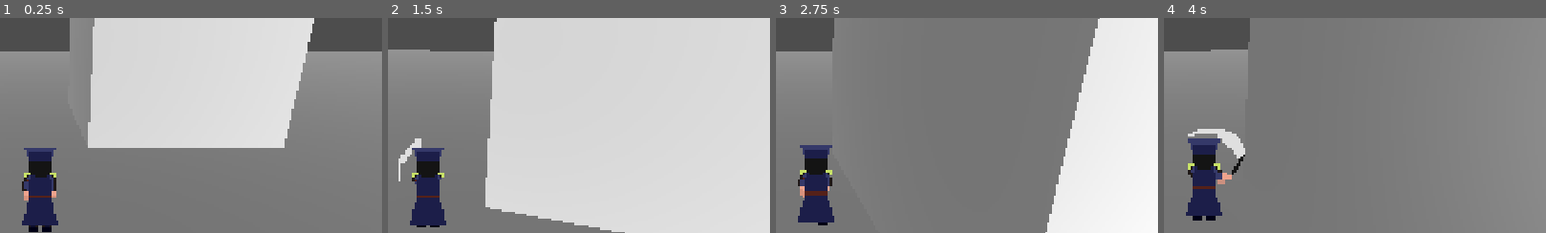
Above: before the commit, frames 1-4 (left to right).
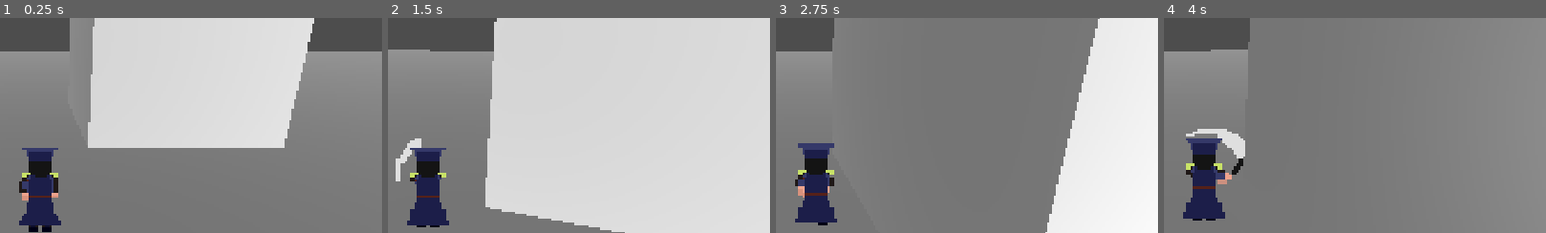
Above: after the commit, the same moments.

Repository: zenrythebard/dinamik_21_gamejam
Game: Godot game, scene res://test_louis.tscn
Two runs of this game, one before a commit and one after it. Both use one fixed random seed, a clock stepped at 60 frames per second and the inputs below.
Inputs (mouse positions are % of the whole screen's width and height, from its top left):
- Up to frame 1 (0.25 s): no input
- Up to frame 2 (1.5 s): tap Enter (ui_accept) at 0.5, 0.77 s; move the mouse to (55, 50) at 0.52 s; hold W (walk_forward) from 0.53 s (still down); click (55, 50) at 0.6 s; move the mouse to (45, 50) at 1.27 s; click (45, 50) at 1.35 s
- Up to frame 3 (2.75 s): keep holding W (walk_forward); tap Enter (ui_accept) at 1.52 s; move the mouse to (52, 48) at 2.02 s; tap Shift (dash) at 2.1 s; click (52, 48) at 2.3 s
- Up to frame 4 (4 s): keep holding W (walk_forward); move the mouse to (49, 52) at 2.77 s; click (49, 52) at 2.85 s; tap Enter (ui_accept) at 3.02, 3.77 s; move the mouse to (57, 51) at 3.52 s; click (57, 51) at 3.6 s
The pictures show only the part of the screen within x 45-95%, y 27-77%; the shares and areas given below are measured in that part.

The runs differ from the first frame. In frame 1, 0.2% of the frame differs, in the area x 5-16%, y 60-97%; in frame 2, 0.3%; in frame 3, 0.3%; in frame 4, 0.5%, in the area x 5-22%, y 51-94%.

Commit message:
tinted animation

Diff:
--- /dev/null
+++ b/player_sprite_frames.tres
@@ -0,0 +1,310 @@
+[gd_resource type="SpriteFrames" format=3 uid="uid://cafvspclrkrcp"]
+
+[ext_resource type="Texture2D" uid="uid://cfyjdavolww0x" path="res://test_assets/Guard Attack.png" id="1_7gqqw"]
+[ext_resource type="Texture2D" uid="uid://d4nvh577j784e" path="res://test_assets/guard sprite (1).png" id="2_ascw7"]
+
+[sub_resource type="AtlasTexture" id="AtlasTexture_x8nt6"]
+atlas = ExtResource("1_7gqqw")
+region = Rect2(74, 0, 37, 50)
+
+[sub_resource type="AtlasTexture" id="AtlasTexture_bs657"]
+atlas = ExtResource("1_7gqqw")
+region = Rect2(74, 50, 37, 50)
+
+[sub_resource type="AtlasTexture" id="AtlasTexture_o1qfp"]
+atlas = ExtResource("1_7gqqw")
+region = Rect2(74, 100, 37, 50)
+
+[sub_resource type="AtlasTexture" id="AtlasTexture_m4kpu"]
+atlas = ExtResource("1_7gqqw")
+region = Rect2(74, 150, 37, 50)
+
+[sub_resource type="AtlasTexture" id="AtlasTexture_ih21j"]
+atlas = ExtResource("1_7gqqw")
+region = Rect2(0, 0, 37, 50)
+
+[sub_resource type="AtlasTexture" id="AtlasTexture_2hics"]
+atlas = ExtResource("1_7gqqw")
+region = Rect2(0, 50, 37, 50)
+
+[sub_resource type="AtlasTexture" id="AtlasTexture_6ba66"]
+atlas = ExtResource("1_7gqqw")
+region = Rect2(0, 100, 37, 50)
+
+[sub_resource type="AtlasTexture" id="AtlasTexture_u6whf"]
+atlas = ExtResource("1_7gqqw")
+region = Rect2(0, 150, 37, 50)
+
+[sub_resource type="AtlasTexture" id="AtlasTexture_a8lx0"]
+atlas = ExtResource("1_7gqqw")
+region = Rect2(0, 250, 112, 50)
+
+[sub_resource type="AtlasTexture" id="AtlasTexture_5j12w"]
+atlas = ExtResource("1_7gqqw")
+region = Rect2(0, 300, 112, 50)
+
+[sub_resource type="AtlasTexture" id="AtlasTexture_1p7mg"]
+atlas = ExtResource("1_7gqqw")
+region = Rect2(0, 350, 112, 50)
+
+[sub_resource type="AtlasTexture" id="AtlasTexture_j8j3y"]
+atlas = ExtResource("1_7gqqw")
+region = Rect2(0, 400, 112, 50)
+
+[sub_resource type="AtlasTexture" id="AtlasTexture_l0q54"]
+atlas = ExtResource("2_ascw7")
+region = Rect2(74, 0, 37, 50)
+
+[sub_resource type="AtlasTexture" id="AtlasTexture_1icll"]
+atlas = ExtResource("2_ascw7")
+region = Rect2(74, 50, 37, 50)
+
+[sub_resource type="AtlasTexture" id="AtlasTexture_or781"]
+atlas = ExtResource("2_ascw7")
+region = Rect2(74, 100, 37, 50)
+
+[sub_resource type="AtlasTexture" id="AtlasTexture_cqqki"]
+atlas = ExtResource("2_ascw7")
+region = Rect2(74, 150, 37, 50)
+
+[sub_resource type="AtlasTexture" id="AtlasTexture_dahie"]
+atlas = ExtResource("2_ascw7")
+region = Rect2(74, 200, 37, 50)
+
+[sub_resource type="AtlasTexture" id="AtlasTexture_t5mk5"]
+atlas = ExtResource("2_ascw7")
+region = Rect2(74, 250, 37, 50)
+
+[sub_resource type="AtlasTexture" id="AtlasTexture_3388h"]
+atlas = ExtResource("2_ascw7")
+region = Rect2(74, 300, 37, 50)
+
+[sub_resource type="AtlasTexture" id="AtlasTexture_ifc36"]
+atlas = ExtResource("2_ascw7")
+region = Rect2(74, 350, 37, 50)
+
+[sub_resource type="AtlasTexture" id="AtlasTexture_mcnk3"]
+atlas = ExtResource("2_ascw7")
+region = Rect2(74, 400, 37, 50)
+
+[sub_resource type="AtlasTexture" id="AtlasTexture_0h7nl"]
+atlas = ExtResource("2_ascw7")
+region = Rect2(0, 0, 37, 50)
+
+[sub_resource type="AtlasTexture" id="AtlasTexture_mer1j"]
+atlas = ExtResource("2_ascw7")
+region = Rect2(0, 50, 37, 50)
+
+[sub_resource type="AtlasTexture" id="AtlasTexture_s6xjt"]
+atlas = ExtResource("2_ascw7")
+region = Rect2(0, 100, 37, 50)
+
+[sub_resource type="AtlasTexture" id="AtlasTexture_670pf"]
+atlas = ExtResource("2_ascw7")
+region = Rect2(0, 150, 37, 50)
+
+[sub_resource type="AtlasTexture" id="AtlasTexture_0xlj3"]
+atlas = ExtResource("2_ascw7")
+region = Rect2(0, 200, 37, 50)
+
+[sub_resource type="AtlasTexture" id="AtlasTexture_qx422"]
+atlas = ExtResource("2_ascw7")
+region = Rect2(0, 250, 37, 50)
+
+[sub_resource type="AtlasTexture" id="AtlasTexture_04nrr"]
+atlas = ExtResource("2_ascw7")
+region = Rect2(0, 300, 37, 50)
+
+[sub_resource type="AtlasTexture" id="AtlasTexture_hkk2y"]
+atlas = ExtResource("2_ascw7")
+region = Rect2(0, 350, 37, 50)
+
+[sub_resource type="AtlasTexture" id="AtlasTexture_wop8x"]
+atlas = ExtResource("2_ascw7")
+region = Rect2(0, 400, 37, 50)
+
+[sub_resource type="AtlasTexture" id="AtlasTexture_e4pr7"]
+atlas = ExtResource("2_ascw7")
+region = Rect2(37, 0, 37, 50)
+
+[sub_resource type="AtlasTexture" id="AtlasTexture_fe3hl"]
+atlas = ExtResource("2_ascw7")
+region = Rect2(37, 50, 37, 50)
+
+[sub_resource type="AtlasTexture" id="AtlasTexture_6gi5y"]
+atlas = ExtResource("2_ascw7")
+region = Rect2(37, 100, 37, 50)
+
+[sub_resource type="AtlasTexture" id="AtlasTexture_i6guy"]
+atlas = ExtResource("2_ascw7")
+region = Rect2(37, 150, 37, 50)
+
+[sub_resource type="AtlasTexture" id="AtlasTexture_ljeef"]
+atlas = ExtResource("2_ascw7")
+region = Rect2(37, 200, 37, 50)
+
+[sub_resource type="AtlasTexture" id="AtlasTexture_w7rc7"]
+atlas = ExtResource("2_ascw7")
+region = Rect2(37, 250, 37, 50)
+
+[sub_resource type="AtlasTexture" id="AtlasTexture_a6iba"]
+atlas = ExtResource("2_ascw7")
+region = Rect2(37, 300, 37, 50)
+
+[sub_resource type="AtlasTexture" id="AtlasTexture_7ratl"]
+atlas = ExtResource("2_ascw7")
+region = Rect2(37, 350, 37, 50)
+
+[sub_resource type="AtlasTexture" id="AtlasTexture_w8jnt"]
+atlas = ExtResource("2_ascw7")
+region = Rect2(37, 400, 37, 50)
+
+[resource]
+animations = [{
+"frames": [{
+"duration": 1.0,
+"texture": SubResource("AtlasTexture_x8nt6")
+}, {
+"duration": 1.0,
+"texture": SubResource("AtlasTexture_bs657")
+}, {
+"duration": 1.0,
+"texture": SubResource("AtlasTexture_o1qfp")
+}, {
+"duration": 1.0,
+"texture": SubResource("AtlasTexture_m4kpu")
+}],
+"loop": 1,
+"name": &"attack_backward",
+"speed": 5.0
+}, {
+"frames": [{
+"duration": 1.0,
+"texture": SubResource("AtlasTexture_ih21j")
+}, {
+"duration": 1.0,
+"texture": SubResource("AtlasTexture_2hics")
+}, {
+"duration": 1.0,
+"texture": SubResource("AtlasTexture_6ba66")
+}, {
+"duration": 1.0,
+"texture": SubResource("AtlasTexture_u6whf")
+}],
+"loop": 1,
+"name": &"attack_forward",
+"speed": 5.0
+}, {
+"frames": [{
+"duration": 1.0,
+"texture": SubResource("AtlasTexture_a8lx0")
+}, {
+"duration": 1.0,
+"texture": SubResource("AtlasTexture_5j12w")
+}, {
+"duration": 1.0,
+"texture": SubResource("AtlasTexture_1p7mg")
+}, {
+"duration": 1.0,
+"texture": SubResource("AtlasTexture_j8j3y")
+}],
+"loop": 1,
+"name": &"attack_side",
+"speed": 5.0
+}, {
+"frames": [{
+"duration": 1.0,
+"texture": SubResource("AtlasTexture_l0q54")
+}, {
+"duration": 1.0,
+"texture": SubResource("AtlasTexture_1icll")
+}, {
+"duration": 1.0,
+"texture": SubResource("AtlasTexture_or781")
+}, {
+"duration": 1.0,
+"texture": SubResource("AtlasTexture_cqqki")
+}, {
+"duration": 1.0,
+"texture": SubResource("AtlasTexture_dahie")
+}, {
+"duration": 1.0,
+"texture": SubResource("AtlasTexture_t5mk5")
+}, {
+"duration": 1.0,
+"texture": SubResource("AtlasTexture_3388h")
+}, {
+"duration": 1.0,
+"texture": SubResource("AtlasTexture_ifc36")
+}, {
+"duration": 1.0,
+"texture": SubResource("AtlasTexture_mcnk3")
+}],
+"loop": 1,
+"name": &"walk_backward",
+"speed": 5.0
+}, {
+"frames": [{
+"duration": 1.0,
+"texture": SubResource("AtlasTexture_0h7nl")
+}, {
+"duration": 1.0,
+"texture": SubResource("AtlasTexture_mer1j")
+}, {
+"duration": 1.0,
+"texture": SubResource("AtlasTexture_s6xjt")
+}, {
+"duration": 1.0,
+"texture": SubResource("AtlasTexture_670pf")
+}, {
+"duration": 1.0,
+"texture": SubResource("AtlasTexture_0xlj3")
+}, {
+"duration": 1.0,
+"texture": SubResource("AtlasTexture_qx422")
+}, {
+"duration": 1.0,
+"texture": SubResource("AtlasTexture_04nrr")
+}, {
+"duration": 1.0,
+"texture": SubResource("AtlasTexture_hkk2y")
+}, {
+"duration": 1.0,
+"texture": SubResource("AtlasTexture_wop8x")
+}],
+"loop": 1,
+"name": &"walk_forward",
+"speed": 5.0
+}, {
+"frames": [{
+"duration": 1.0,
+"texture": SubResource("AtlasTexture_e4pr7")
+}, {
+"duration": 1.0,
+"texture": SubResource("AtlasTexture_fe3hl")
+}, {
+"duration": 1.0,
+"texture": SubResource("AtlasTexture_6gi5y")
+}, {
+"duration": 1.0,
+"texture": SubResource("AtlasTexture_i6guy")
+}, {
+"duration": 1.0,
+"texture": SubResource("AtlasTexture_ljeef")
+}, {
+"duration": 1.0,
+"texture": SubResource("AtlasTexture_w7rc7")
+}, {
+"duration": 1.0,
+"texture": SubResource("AtlasTexture_a6iba")
+}, {
+"duration": 1.0,
+"texture": SubResource("AtlasTexture_7ratl")
+}, {
+"duration": 1.0,
+"texture": SubResource("AtlasTexture_w8jnt")
+}],
+"loop": 1,
+"name": &"walk_side",
+"speed": 5.0
+}]
--- /dev/null
+++ b/test_assets/animated_sprite_3d.gd
@@ -0,0 +1,12 @@
+@tool
+extends AnimatedSprite3D
+
+var shader_material : ShaderMaterial
+
+# Called when the node enters the scene tree for the first time.
+func _ready() -> void:
+	shader_material = material_overlay
+	shader_material.set_shader_parameter("tex", sprite_frames.get_frame_texture(animation, frame))
+
+func _on_frame_changed() -> void:
+	shader_material.set_shader_parameter("tex", sprite_frames.get_frame_texture(animation, frame))
--- a/test_assets/player.tscn
+++ b/test_assets/player.tscn
@@ -1,316 +1,61 @@
 [gd_scene format=3 uid="uid://bmjpb7m47sepc"]
 
 [ext_resource type="Script" uid="uid://bgt0x8vnrh1yu" path="res://test_assets/test_character_body_3d.gd" id="1_x8nt6"]
-[ext_resource type="Texture2D" uid="uid://cfyjdavolww0x" path="res://test_assets/Guard Attack.png" id="2_bs657"]
+[ext_resource type="Script" uid="uid://8iljajrobc7b" path="res://test_assets/animated_sprite_3d.gd" id="3_m4kpu"]
 [ext_resource type="Texture2D" uid="uid://d4nvh577j784e" path="res://test_assets/guard sprite (1).png" id="3_o1qfp"]
+[ext_resource type="SpriteFrames" uid="uid://cafvspclrkrcp" path="res://player_sprite_frames.tres" id="4_a8lx0"]
 [ext_resource type="Script" uid="uid://dv6pumywvnfcm" path="res://test_assets/hurtbox_player.gd" id="4_bs657"]
 [ext_resource type="Script" uid="uid://vxypfxt5esft" path="res://test_assets/hitbox_player.gd" id="5_o1qfp"]
 
-[sub_resource type="AtlasTexture" id="AtlasTexture_x8nt6"]
-atlas = ExtResource("2_bs657")
-region = Rect2(74, 0, 37, 50)
-
-[sub_resource type="AtlasTexture" id="AtlasTexture_bs657"]
-atlas = ExtResource("2_bs657")
-region = Rect2(74, 50, 37, 50)
-
-[sub_resource type="AtlasTexture" id="AtlasTexture_o1qfp"]
-atlas = ExtResource("2_bs657")
-region = Rect2(74, 100, 37, 50)
-
-[sub_resource type="AtlasTexture" id="AtlasTexture_m4kpu"]
-atlas = ExtResource("2_bs657")
-region = Rect2(74, 150, 37, 50)
-
-[sub_resource type="AtlasTexture" id="AtlasTexture_ih21j"]
-atlas = ExtResource("2_bs657")
-region = Rect2(0, 0, 37, 50)
-
-[sub_resource type="AtlasTexture" id="AtlasTexture_2hics"]
-atlas = ExtResource("2_bs657")
-region = Rect2(0, 50, 37, 50)
-
-[sub_resource type="AtlasTexture" id="AtlasTexture_6ba66"]
-atlas = ExtResource("2_bs657")
-region = Rect2(0, 100, 37, 50)
-
-[sub_resource type="AtlasTexture" id="AtlasTexture_u6whf"]
-atlas = ExtResource("2_bs657")
-region = Rect2(0, 150, 37, 50)
-
-[sub_resource type="AtlasTexture" id="AtlasTexture_a8lx0"]
-atlas = ExtResource("2_bs657")
-region = Rect2(0, 250, 112, 50)
-
-[sub_resource type="AtlasTexture" id="AtlasTexture_5j12w"]
-atlas = ExtResource("2_bs657")
-region = Rect2(0, 300, 112, 50)
-
-[sub_resource type="AtlasTexture" id="AtlasTexture_1p7mg"]
-atlas = ExtResource("2_bs657")
-region = Rect2(0, 350, 112, 50)
-
-[sub_resource type="AtlasTexture" id="AtlasTexture_j8j3y"]
-atlas = ExtResource("2_bs657")
-region = Rect2(0, 400, 112, 50)
-
-[sub_resource type="AtlasTexture" id="AtlasTexture_l0q54"]
-atlas = ExtResource("3_o1qfp")
-region = Rect2(74, 0, 37, 50)
-
-[sub_resource type="AtlasTexture" id="AtlasTexture_1icll"]
-atlas = ExtResource("3_o1qfp")
-region = Rect2(74, 50, 37, 50)
-
-[sub_resource type="AtlasTexture" id="AtlasTexture_or781"]
-atlas = ExtResource("3_o1qfp")
-region = Rect2(74, 100, 37, 50)
-
-[sub_resource type="AtlasTexture" id="AtlasTexture_cqqki"]
-atlas = ExtResource("3_o1qfp")
-region = Rect2(74, 150, 37, 50)
-
-[sub_resource type="AtlasTexture" id="AtlasTexture_dahie"]
-atlas = ExtResource("3_o1qfp")
-region = Rect2(74, 200, 37, 50)
-
-[sub_resource type="AtlasTexture" id="AtlasTexture_t5mk5"]
-atlas = ExtResource("3_o1qfp")
-region = Rect2(74, 250, 37, 50)
-
-[sub_resource type="AtlasTexture" id="AtlasTexture_3388h"]
-atlas = ExtResource("3_o1qfp")
-region = Rect2(74, 300, 37, 50)
-
-[sub_resource type="AtlasTexture" id="AtlasTexture_ifc36"]
-atlas = ExtResource("3_o1qfp")
-region = Rect2(74, 350, 37, 50)
-
-[sub_resource type="AtlasTexture" id="AtlasTexture_mcnk3"]
-atlas = ExtResource("3_o1qfp")
-region = Rect2(74, 400, 37, 50)
+[sub_resource type="Shader" id="Shader_m4kpu"]
+code = "shader_type spatial;
+
+render_mode unshaded, cull_disabled;
+
+uniform bool active = false;
+uniform vec4 flash_color: source_color = vec4(1.0, 0.2, 0.2, 1.0);
+uniform sampler2D tex: source_color, filter_nearest_mipmap;
+
+uniform bool use_billboard;
+uniform float growth_amt;
+
+void vertex() {
+	if (use_billboard){
+        MODELVIEW_MATRIX = VIEW_MATRIX * mat4(INV_VIEW_MATRIX[0], INV_VIEW_MATRIX[1], INV_VIEW_MATRIX[2], MODEL_MATRIX[3]);
+		vec3 direction = sign(VERTEX);
+		VERTEX += direction * vec3(growth_amt, growth_amt + 0.15, growth_amt);
+	}
+}
+
+uniform float tint : hint_range(0.0, 1.0) = 0.5;
+uniform float fade : hint_range(0.0, 1.0) = 0.0;
+
+void fragment() {
+	if (active) {
+		vec4 color = texture(tex, UV);
+		ALPHA = color.a * fade;
+		ALBEDO = vec3(flash_color.r, flash_color.g, flash_color.b);
+	} else {
+		vec4 color = texture(tex, UV);
+		ALPHA = color.a;
+		ALBEDO = vec3(color.r, color.g, color.b);
+	}
+}"
 
 [sub_resource type="AtlasTexture" id="AtlasTexture_0h7nl"]
 atlas = ExtResource("3_o1qfp")
 region = Rect2(0, 0, 37, 50)
 
-[sub_resource type="AtlasTexture" id="AtlasTexture_mer1j"]
-atlas = ExtResource("3_o1qfp")
-region = Rect2(0, 50, 37, 50)
-
-[sub_resource type="AtlasTexture" id="AtlasTexture_s6xjt"]
-atlas = ExtResource("3_o1qfp")
-region = Rect2(0, 100, 37, 50)
-
-[sub_resource type="AtlasTexture" id="AtlasTexture_670pf"]
-atlas = ExtResource("3_o1qfp")
-region = Rect2(0, 150, 37, 50)
-
-[sub_resource type="AtlasTexture" id="AtlasTexture_0xlj3"]
-atlas = ExtResource("3_o1qfp")
-region = Rect2(0, 200, 37, 50)
-
-[sub_resource type="AtlasTexture" id="AtlasTexture_qx422"]
-atlas = ExtResource("3_o1qfp")
-region = Rect2(0, 250, 37, 50)
-
-[sub_resource type="AtlasTexture" id="AtlasTexture_04nrr"]
-atlas = ExtResource("3_o1qfp")
-region = Rect2(0, 300, 37, 50)
-
-[sub_resource type="AtlasTexture" id="AtlasTexture_hkk2y"]
-atlas = ExtResource("3_o1qfp")
-region = Rect2(0, 350, 37, 50)
-
-[sub_resource type="AtlasTexture" id="AtlasTexture_wop8x"]
-atlas = ExtResource("3_o1qfp")
-region = Rect2(0, 400, 37, 50)
-
-[sub_resource type="AtlasTexture" id="AtlasTexture_e4pr7"]
-atlas = ExtResource("3_o1qfp")
-region = Rect2(37, 0, 37, 50)
-
-[sub_resource type="AtlasTexture" id="AtlasTexture_fe3hl"]
-atlas = ExtResource("3_o1qfp")
-region = Rect2(37, 50, 37, 50)
-
-[sub_resource type="AtlasTexture" id="AtlasTexture_6gi5y"]
-atlas = ExtResource("3_o1qfp")
-region = Rect2(37, 100, 37, 50)
-
-[sub_resource type="AtlasTexture" id="AtlasTexture_i6guy"]
-atlas = ExtResource("3_o1qfp")
-region = Rect2(37, 150, 37, 50)
-
-[sub_resource type="AtlasTexture" id="AtlasTexture_ljeef"]
-atlas = ExtResource("3_o1qfp")
-region = Rect2(37, 200, 37, 50)
-
-[sub_resource type="AtlasTexture" id="AtlasTexture_w7rc7"]
-atlas = ExtResource("3_o1qfp")
-region = Rect2(37, 250, 37, 50)
-
-[sub_resource type="AtlasTexture" id="AtlasTexture_a6iba"]
-atlas = ExtResource("3_o1qfp")
-region = Rect2(37, 300, 37, 50)
-
-[sub_resource type="AtlasTexture" id="AtlasTexture_7ratl"]
-atlas = ExtResource("3_o1qfp")
-region = Rect2(37, 350, 37, 50)
-
-[sub_resource type="AtlasTexture" id="AtlasTexture_w8jnt"]
-atlas = ExtResource("3_o1qfp")
-region = Rect2(37, 400, 37, 50)
-
-[sub_resource type="SpriteFrames" id="SpriteFrames_uj04i"]
-animations = [{
-"frames": [{
-"duration": 1.0,
-"texture": SubResource("AtlasTexture_x8nt6")
-}, {
-"duration": 1.0,
-"texture": SubResource("AtlasTexture_bs657")
-}, {
-"duration": 1.0,
-"texture": SubResource("AtlasTexture_o1qfp")
-}, {
-"duration": 1.0,
-"texture": SubResource("AtlasTexture_m4kpu")
-}],
-"loop": 1,
-"name": &"attack_backward",
-"speed": 5.0
-}, {
-"frames": [{
-"duration": 1.0,
-"texture": SubResource("AtlasTexture_ih21j")
-}, {
-"duration": 1.0,
-"texture": SubResource("AtlasTexture_2hics")
-}, {
-"duration": 1.0,
-"texture": SubResource("AtlasTexture_6ba66")
-}, {
-"duration": 1.0,
-"texture": SubResource("AtlasTexture_u6whf")
-}],
-"loop": 1,
-"name": &"attack_forward",
-"speed": 5.0
-}, {
-"frames": [{
-"duration": 1.0,
-"texture": SubResource("AtlasTexture_a8lx0")
-}, {
-"duration": 1.0,
-"texture": SubResource("AtlasTexture_5j12w")
-}, {
-"duration": 1.0,
-"texture": SubResource("AtlasTexture_1p7mg")
-}, {
-"duration": 1.0,
-"texture": SubResource("AtlasTexture_j8j3y")
-}],
-"loop": 1,
-"name": &"attack_side",
-"speed": 5.0
-}, {
-"frames": [{
-"duration": 1.0,
-"texture": SubResource("AtlasTexture_l0q54")
-}, {
-"duration": 1.0,
-"texture": SubResource("AtlasTexture_1icll")
-}, {
-"duration": 1.0,
-"texture": SubResource("AtlasTexture_or781")
-}, {
-"duration": 1.0,
-"texture": SubResource("AtlasTexture_cqqki")
-}, {
-"duration": 1.0,
-"texture": SubResource("AtlasTexture_dahie")
-}, {
-"duration": 1.0,
-"texture": SubResource("AtlasTexture_t5mk5")
-}, {
-"duration": 1.0,
-"texture": SubResource("AtlasTexture_3388h")
-}, {
-"duration": 1.0,
-"texture": SubResource("AtlasTexture_ifc36")
-}, {
-"duration": 1.0,
-"texture": SubResource("AtlasTexture_mcnk3")
-}],
-"loop": 1,
-"name": &"walk_backward",
-"speed": 5.0
-}, {
-"frames": [{
-"duration": 1.0,
-"texture": SubResource("AtlasTexture_0h7nl")
-}, {
-"duration": 1.0,
-"texture": SubResource("AtlasTexture_mer1j")
-}, {
-"duration": 1.0,
-"texture": SubResource("AtlasTexture_s6xjt")
-}, {
-"duration": 1.0,
-"texture": SubResource("AtlasTexture_670pf")
-}, {
-"duration": 1.0,
-"texture": SubResource("AtlasTexture_0xlj3")
-}, {
-"duration": 1.0,
-"texture": SubResource("AtlasTexture_qx422")
-}, {
-"duration": 1.0,
-"texture": SubResource("AtlasTexture_04nrr")
-}, {
-"duration": 1.0,
-"texture": SubResource("AtlasTexture_hkk2y")
-}, {
-"duration": 1.0,
-"texture": SubResource("AtlasTexture_wop8x")
-}],
-"loop": 1,
-"name": &"walk_forward",
-"speed": 5.0
-}, {
-"frames": [{
-"duration": 1.0,
-"texture": SubResource("AtlasTexture_e4pr7")
-}, {
-"duration": 1.0,
-"texture": SubResource("AtlasTexture_fe3hl")
-}, {
-"duration": 1.0,
-"texture": SubResource("AtlasTexture_6gi5y")
-}, {
-"duration": 1.0,
-"texture": SubResource("AtlasTexture_i6guy")
-}, {
-"duration": 1.0,
-"texture": SubResource("AtlasTexture_ljeef")
-}, {
-"duration": 1.0,
-"texture": SubResource("AtlasTexture_w7rc7")
-}, {
-"duration": 1.0,
-"texture": SubResource("AtlasTexture_a6iba")
-}, {
-"duration": 1.0,
-"texture": SubResource("AtlasTexture_7ratl")
-}, {
-"duration": 1.0,
-"texture": SubResource("AtlasTexture_w8jnt")
-}],
-"loop": 1,
-"name": &"walk_side",
-"speed": 5.0
-}]
+[sub_resource type="ShaderMaterial" id="ShaderMaterial_m4kpu"]
+render_priority = 1
+shader = SubResource("Shader_m4kpu")
+shader_parameter/active = false
+shader_parameter/flash_color = Color(0.5488363, 0.8390103, 1, 1)
+shader_parameter/tex = SubResource("AtlasTexture_0h7nl")
+shader_parameter/use_billboard = true
+shader_parameter/growth_amt = 0.6
+shader_parameter/tint = 1.0
+shader_parameter/fade = 0.0
 
 [sub_resource type="AnimationNodeAnimation" id="AnimationNodeAnimation_071xj"]
 animation = &"attack_forward"
@@ -392,7 +137,7 @@
 node_connections = [&"output", 0, &"oneshot_attack", &"oneshot_attack", 0, &"oneshot_dash", &"oneshot_attack", 1, &"attack", &"oneshot_dash", 0, &"walk", &"oneshot_dash", 1, &"dash"]
 
 [sub_resource type="Animation" id="Animation_l0q54"]
-length = 0.001
+length = 0.2
 tracks/0/type = "value"
 tracks/0/imported = false
 tracks/0/enabled = true
@@ -452,6 +197,30 @@
 "transitions": PackedFloat32Array(1),
 "update": 0,
 "values": [Vector3(0, 0, 0)]
+}
+tracks/5/type = "value"
+tracks/5/imported = false
+tracks/5/enabled = true
+tracks/5/path = NodePath("AnimatedSprite3D:material_overlay:shader_parameter/active")
+tracks/5/interp = 1
+tracks/5/loop_wrap = true
+tracks/5/keys = {
+"times": PackedFloat32Array(0),
+"transitions": PackedFloat32Array(1),
+"update": 1,
+"values": [false]
+}
+tracks/6/type = "value"
+tracks/6/imported = false
+tracks/6/enabled = true
+tracks/6/path = NodePath("AnimatedSprite3D:material_overlay:shader_parameter/fade")
+tracks/6/interp = 1
+tracks/6/loop_wrap = true
+tracks/6/keys = {
+"times": PackedFloat32Array(0),
+"transitions": PackedFloat32Array(1),
+"update": 0,
+"values": [0.0]
 }
 
 [sub_resource type="Animation" id="Animation_x8nt6"]
@@ -748,6 +517,30 @@
 "transitions": PackedFloat32Array(1),
 "update": 0,
 "values": [&"walk_forward"]
+}
+tracks/3/type = "value"
+tracks/3/imported = false
+tracks/3/enabled = true
+tracks/3/path = NodePath("AnimatedSprite3D:material_overlay:shader_parameter/active")
+tracks/3/interp = 1
+tracks/3/loop_wrap = true
+tracks/3/keys = {
+"times": PackedFloat32Array(0),
+"transitions": PackedFloat32Array(1),
+"update": 1,
+"values": [true]
+}
+tracks/4/type = "value"
+tracks/4/imported = false
+tracks/4/enabled = true
+tracks/4/path = NodePath("AnimatedSprite3D:material_overlay:shader_parameter/fade")
+tracks/4/interp = 1
+tracks/4/loop_wrap = true
+tracks/4/keys = {
+"times": PackedFloat32Array(0, 0.13333334, 0.3),
+"transitions": PackedFloat32Array(1, 1, 1),
+"update": 0,
+"values": [0.0, 0.7150000339625, 0.0]
 }
 
 [sub_resource type="Animation" id="Animation_or781"]
@@ -980,10 +773,12 @@
 
 [node name="AnimatedSprite3D" type="AnimatedSprite3D" parent="." unique_id=1171916046]
 transform = Transform3D(3.945, 0, 0, 0, 3.8105772, 1.0210412, 0, -1.0210412, 3.8105772, 0, 0, 0)
+material_overlay = SubResource("ShaderMaterial_m4kpu")
 billboard = 1
 texture_filter = 2
-sprite_frames = SubResource("SpriteFrames_uj04i")
+sprite_frames = ExtResource("4_a8lx0")
 animation = &"walk_forward"
+script = ExtResource("3_m4kpu")
 
 [node name="AnimationTree" type="AnimationTree" parent="." unique_id=1217875405]
 active = false
@@ -1063,6 +858,7 @@
 transform = Transform3D(1, 0, 0, 0, 1, 0, 0, 0, 1, 0, -0.14830351, 0)
 shape = SubResource("CapsuleShape3D_uj04i")
 
+[connection signal="frame_changed" from="AnimatedSprite3D" to="AnimatedSprite3D" method="_on_frame_changed"]
 [connection signal="body_entered" from="RotationPoint/Front" to="." method="_on_front_body_entered"]
 [connection signal="body_exited" from="RotationPoint/Front" to="." method="_on_front_body_exited"]
 [connection signal="body_entered" from="RotationPoint/Back" to="." method="_on_back_body_entered"]
--- /dev/null
+++ b/test_assets/tint.gdshader
@@ -0,0 +1,33 @@
+shader_type spatial;
+
+render_mode unshaded, cull_disabled;
+
+uniform bool active = false;
+uniform vec4 flash_color: source_color = vec4(1.0, 0.2, 0.2, 1.0);
+uniform sampler2D tex: source_color, filter_nearest_mipmap;
+
+uniform bool use_billboard;
+uniform float growth_amt;
+
+void vertex() {
+	if (use_billboard){
+        MODELVIEW_MATRIX = VIEW_MATRIX * mat4(INV_VIEW_MATRIX[0], INV_VIEW_MATRIX[1], INV_VIEW_MATRIX[2], MODEL_MATRIX[3]);
+		vec3 direction = sign(VERTEX);
+		VERTEX += direction * vec3(growth_amt, growth_amt + 0.15, growth_amt);
+	}
+}
+
+uniform float tint : hint_range(0.0, 1.0) = 0.5;
+uniform float fade : hint_range(0.0, 1.0) = 0.0;
+
+void fragment() {
+	if (active) {
+		vec4 color = texture(tex, UV);
+		ALPHA = color.a * fade;
+		ALBEDO = vec3(flash_color.r, flash_color.g, flash_color.b);
+	} else {
+		vec4 color = texture(tex, UV);
+		ALPHA = color.a;
+		ALBEDO = vec3(color.r, color.g, color.b);
+	}
+}
Not shown, added: test_assets/animated_sprite_3d.gd.uid
Not shown, added: test_assets/tint.gdshader.uid
